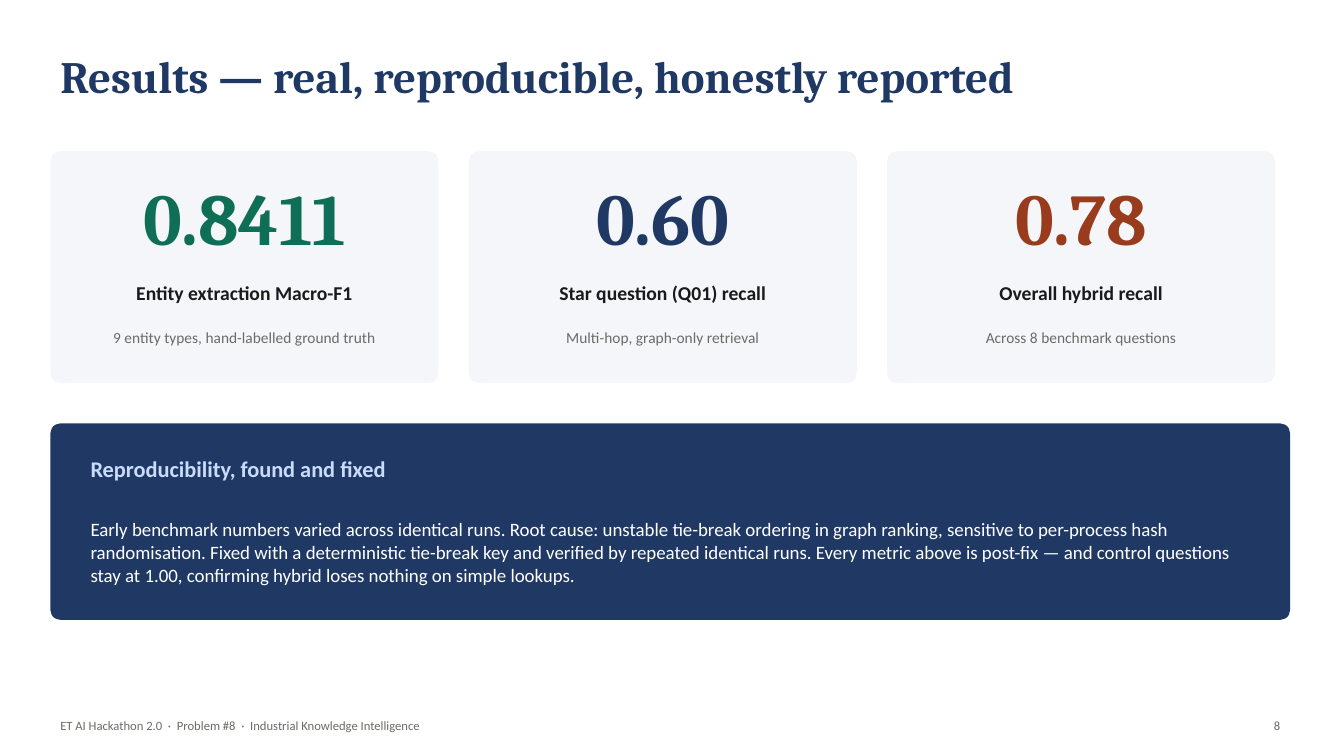
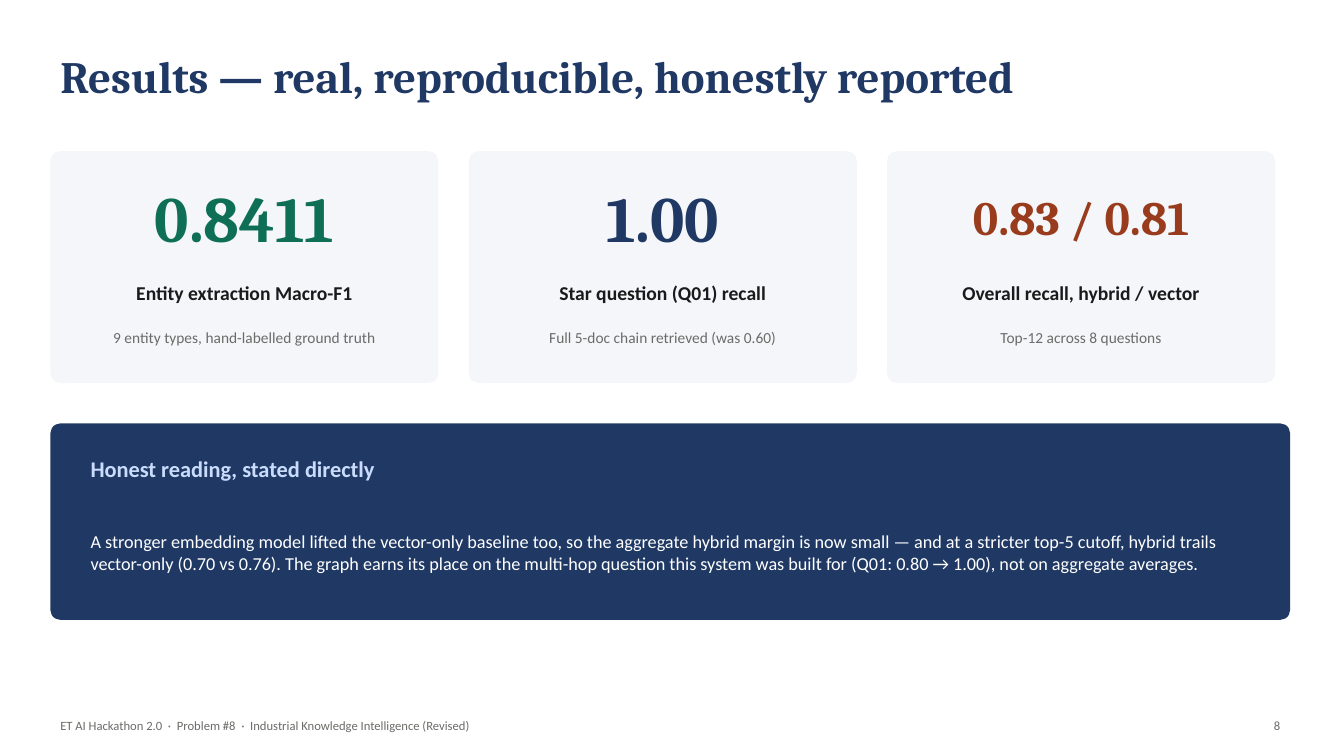
Before and after one commit to JOTHEESS/ET_HACKATHLAON-, a slide deck: slide 8 of Industrial_Knowledge_Intelligence_Deck.pptx. Drawn at 1344x756 pixels with LibreOffice and Linux fonts; fonts in the diff are those of the drawing. Boxes give left, top, right and bottom in pixels: in the first picture for what was removed or moved away, otherwise in the second. Text is boxed around its words. In the diff, an @@ line names an element or a change of style, - is before the commit and + after.

Commit message:
Update detailed document and deck with verified hardening-pass metrics (Q01 1.00, overall 0.83/0.81 @12, 0.70/0.76 @5)

```diff
--- a/Industrial_Knowledge_Intelligence_Deck.pptx
+++ b/Industrial_Knowledge_Intelligence_Deck.pptx
@@ text "0.8411" at bbox=[155, 198, 334, 243]: size 52 to 46 pt @@
@@ text at bbox=[606, 198, 719, 243]: text changed; size 52 to 46 pt @@
-0.60
+1.00
@@ text at bbox=[973, 202, 1190, 236]: text changed; size 52 to 34 pt @@
-0.78
+0.83 / 0.81
@@ text at bbox=[962, 286, 1199, 303]: text changed @@
-Overall hybrid recall
+Overall recall, hybrid / vector
@@ text at bbox=[549, 332, 776, 345]: text changed @@
-Multi-hop, graph-only retrieval
+Full 5-doc chain retrieved (was 0.60)
@@ text at bbox=[1000, 332, 1162, 346]: text changed @@
-Across 8 benchmark questions
+Top-12 across 8 questions
@@ text at bbox=[91, 461, 374, 481]: text changed @@
-Reproducibility, found and fixed
+Honest reading, stated directly
@@ text at bbox=[91, 535, 1216, 573]: text changed; size 13.5 to 13 pt @@
-Early benchmark numbers varied across identical runs. Root cause: unstable tie-break ordering in graph ranking, sensitive to per-process hash randomisation. Fixed with a deterministic tie-break key and verified by repeated identical runs. Every metric above is post-fix — and control questions stay at 1.00, confirming hybrid loses nothing on simple lookups.
+A stronger embedding model lifted the vector-only baseline too, so the aggregate hybrid margin is now small — and at a stricter top-5 cutoff, hybrid trails vector-only (0.70 vs 0.76). The graph earns its place on the multi-hop question this system was built for (Q01: 0.80 → 1.00), not on aggregate averages.
@@ text at bbox=[60, 721, 469, 732]: text changed @@
-ET AI Hackathon 2.0 · Problem #8 · Industrial Knowledge Intelligence
+ET AI Hackathon 2.0 · Problem #8 · Industrial Knowledge Intelligence (Revised)
```
Also in this commit, not shown: 9 other slides changed, 1 slide added, 1 other file.
